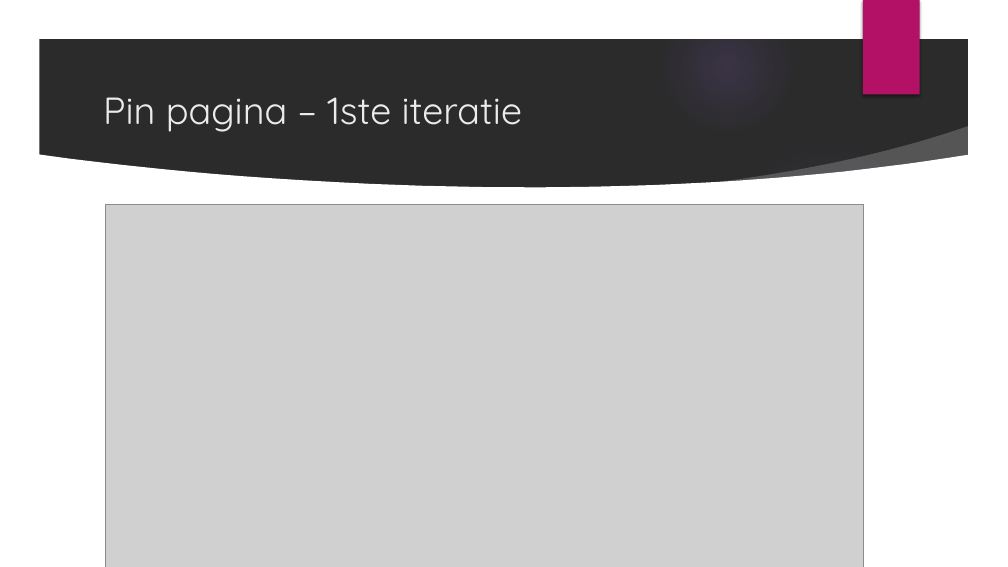
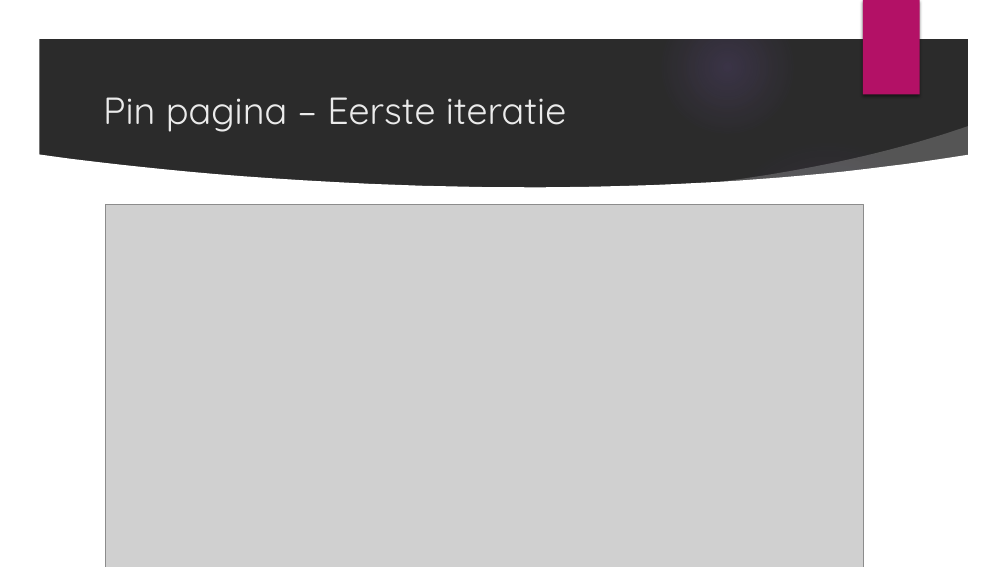
Before and after one commit to OG-netizen/Project-3-4, a slide deck: slide 3 of Sprint Planning/Scrum meeting 1.pptx. Drawn at 1008x567 pixels with LibreOffice and Linux fonts; fonts in the diff are those of the drawing; grey boxes stand for pictures; background and template pictures are left out; a plain dark background stands for a picture behind light text. Boxes give left, top, right and bottom in pixels: in the first picture for what was removed or moved away, otherwise in the second. Text is boxed around its words. In the diff, an @@ line names an element or a change of style, - is before the commit and + after.

```diff
--- a/Sprint Planning/Scrum meeting 1.pptx
+++ b/Sprint Planning/Scrum meeting 1.pptx
@@ title at (103,97,566,132): text changed @@
-Pin pagina – 1ste iteratie
+Pin pagina – Eerste iteratie
```
Also in this commit, not shown: 2 other slides changed.
